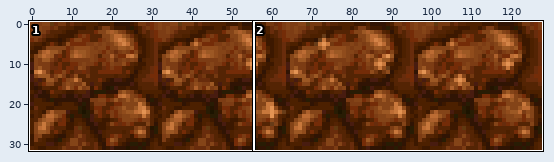
Sprite sheet -- enginefx/textures-32/pack008/gold_dense_near_lava.png. Above, an overview of the earlier version with the close-up marked.
Close-up. Before the edit:
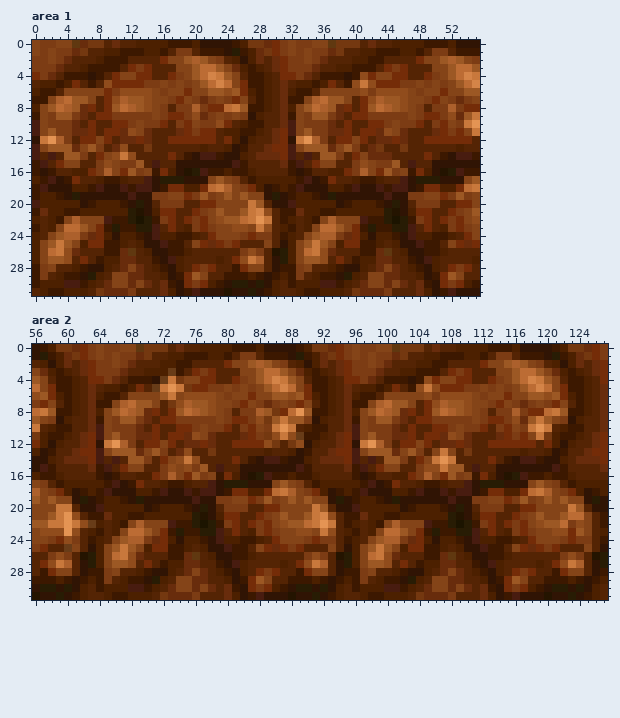
The file is 128x32 pixels. Colours within 5 levels of each other are drawn and written as one. Shown: area 1: x 0..55, y 0..31; area 2: x 56..127, y 0..31.
The same view after the edit:
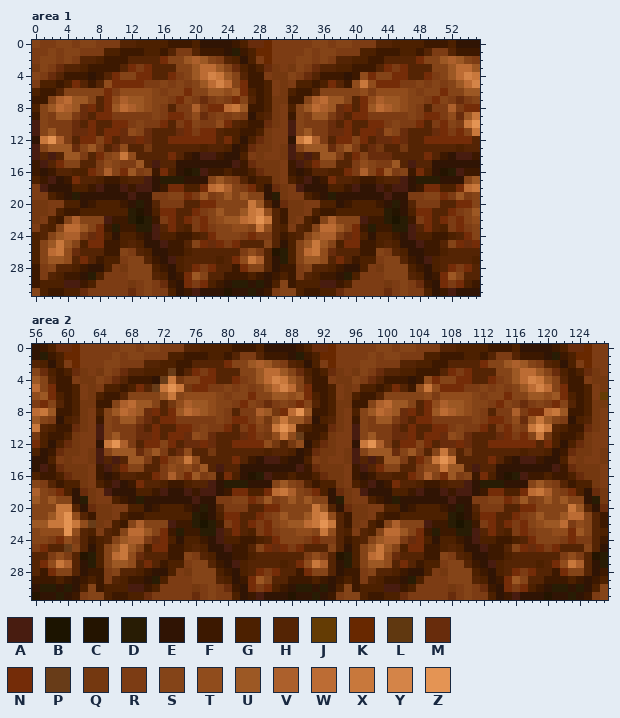
Palette (. is transparent): A #481c10  B #1c1400  C #241400  D #281c04  E #301404  F #3c1800  G #4c2000  H #542404  J #643c04  K #682800  L #603810  M #682c0c  N #742c08  P #683c18  Q #743810  R #7c3c14  S #844418  T #904c1c  U #9c5824  V #ac602c  W #bc6c34  X #c8783c  Y #d48448  Z #e49454
Changes in this commit:
Changed rows in their new state; - is an unchanged pixel.
Area 1:
first column x 0:
 0 -----RSSRRR----------------MMKR-R----RSSRRR------
 1 R---SSRRR-------------------KKR-R---SSRRR--------
 2 -S--SR----------------------RKRR-S--SR-----------
 3 QS---------------------------MQRQS---------------
 4 S----------------------------RQQS----------------
 5 R-----------------------------RQR----------------
 6 ------------------------------RQ-----------------
 7 ------------------------------QQ-----------------
 8 ------------------------------QR-----------------
 9 ------------------------------QR-----------------
10 -----------------------------MQR-----------------
11 -----------------------------QRR-----------------
12 ----------------------------MQRR-----------------
13 ---------------------------MQQRQ-----------------
14 ---------------------------RQRRQ-----------------
15 ---------------------------MQQQR-----------------
16 ----------------------------MQQR-----------------
17 ------------------------------QR-----------------
18 R-----------------------------MQR----------------
19 RR-----------------------------QRR---------------
20 QQRR---------------------------MQQRR-------------
21 QQR-----------------------------QQR--------------
22 QR------------------------------QR---------------
23 R-------------------------------R----------------
26 -----------SR------------------------------SR----
27 -----------RSS-----------------------------RSS---
28 ----------RQ-SS---------------------------RQ-SS--
29 ---------RRRSSS--------------------------RRRSSS--
30 --------RRRRQRSR---------------S--------RRRRQRSR-
31 S-----MRRRRRMRSRR-------------RSS-----MRRRRRMRSRR
Area 2:
first column x 59:
 0 MMKR-R----RSSRRR----------------MMKR-R----RSSRRR----------------MMKR-
 1 -KKR-R---SSRRR-------------------KKR-R---SSRRR-------------------KKR-
 2 -RKRR-S--RR----------------------RKRR-S--RR----------------------RKRR
 3 --MQRQS---------------------------MQRQS---------------------------MQR
 4 --RQQS----------------------------RQQS----------------------------RQQ
 5 ---RQR-----------------------------RQR-----------------------------RQ
 6 ---RQ------------------------------RQ------------------------------RJ
 7 ---QQ------------------------------QQ------------------------------QQ
 8 ---QR------------------------------QR------------------------------QR
 9 ---QR------------------------------QR------------------------------QR
10 --MQR-----------------------------MQR-----------------------------MQR
11 --QRR-----------------------------QRR-----------------------------QRR
12 -MQRR----------------------------MQRR----------------------------MQRR
13 MQQRQ---------------------------MQQRQ---------------------------MQQRQ
14 RQRRQ---------------------------RQRRQ---------------------------RQRRQ
15 MQQQR---------------------------MQQQR---------------------------MQQQR
16 -MQQR----------------------------MQQR----------------------------MQQR
17 ---QR------------------------------QR------------------------------QR
18 ---MQR-----------------------------MQR-----------------------------MQ
19 ----QRR-----------------------------QRR-----------------------------Q
20 ----MQQRR---------------------------MQQRR---------------------------M
21 -----QQR-----------------------------QQR-----------------------------
22 -----QR------------------------------QR------------------------------
23 -----R-------------------------------R-------------------------------
26 ----------------SR------------------------------SR-------------------
27 ----------------RSS-----------------------------RSS------------------
28 ---------------RQ-SS---------------------------RQ-SS-----------------
29 --------------RRRSSS--------------------------RRRSSS-----------------
30 ----S--------RRRRQRSR---------------S--------RRRRQRSR---------------S
31 ---RSS-----MRRRRRMRSRR-------------RSS-----MRRRRRMRSRR-------------RS
